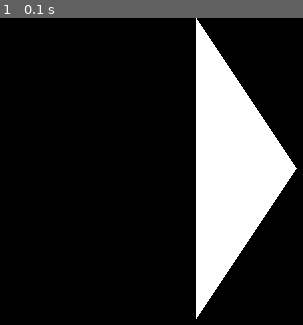
Above: before the commit, frame 1.
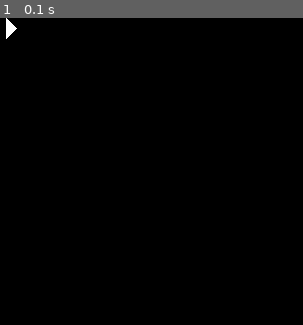
Above: after the commit, the same moment.

Repository: TheeViolinist/projects-pygame
Game: pygame game, started from testearrow.py
Same seed, same stepped clock (60 frames per second), same inputs: the game is played once before the commit and once after it.
Inputs:
- Up to frame 1 (0.1 s): no input

The runs differ from the first frame. In frame 1, 16% of the frame differs, in the area x 1-99%, y 0-99%.

Commit message:
tentando desenhar ponta da flecha

Diff:
--- a/constants.py
+++ b/constants.py
@@ -6,3 +6,4 @@
 SPACE_RECT = 50  # Espaçamento entre retangulos
 LINE_WIDTH = 5
 CONST_Y = 100  # Constante abaixo do eixo y principal
+ARROW_WIDTH = 10
--- a/lista_d_encadeada.py
+++ b/lista_d_encadeada.py
@@ -26,6 +26,7 @@
         self.width = 100
         self.height = 50
 
+
     def draw_line(self, rect, di, color):
         """Funcao responsavel por desenhar uma linha, caso queremos apagar
         uma linha so enviar color como white ou cor do background ou
@@ -36,20 +37,24 @@
 
         line_speed = 0.1
         run = True
+
+        # Desenha a seta que aponta para trás
         if di == 0:
-            line_start_back = (rect.centerx-self.width//2) - const.SPACE_RECT
-            line_end_b = line_start_back
+            line_start_back = (rect.centerx-self.width//2)
+                line_end_b = line_start_back -(const.SPACE_RECT - ARROW_WIDTH)
+            line_end = line_start_back
 
             while run:
                 for event in pygame.event.get():
                     if event.type == pygame.QUIT:
                         run = False
                 line = pygame.draw.line(WINDOW, color, (line_start_back, rect.centery),
-                        (line_end_b, rect.centery), const.LINE_WIDTH)
-                if rect.colliderect(line):
+                        (line_end, rect.centery), const.LINE_WIDTH)
+                if line_end <= line_end_b:
+
                     run = False
                 else:
-                    line_end_b += line_speed
+                    line_end -= line_speed
                 pygame.display.update()
 
         if di == 1:
--- a/testearrow.py
+++ b/testearrow.py
@@ -16,8 +16,8 @@
 # Set the color of the arrow
 arrow_color = (255, 0, 0)
 
-arrow = pygame.draw.polygon(screen, (255, 255, 255), ((200, 200), (200, 300), (300, 150), (200, 0), (200, 100)))
-
+#arrow = pygame.draw.polygon(screen, (255, 255, 255), ((200, 200), (200, 300), (300, 150), (200, 0), (200, 100)))
+arrow = pygame.draw.polygon(screen, (255, 255, 255), ((10, 10), (10, 20), (20, 10), (10, 0), (10, 5)))
 
 # Update the screen
 pygame.display.update()
